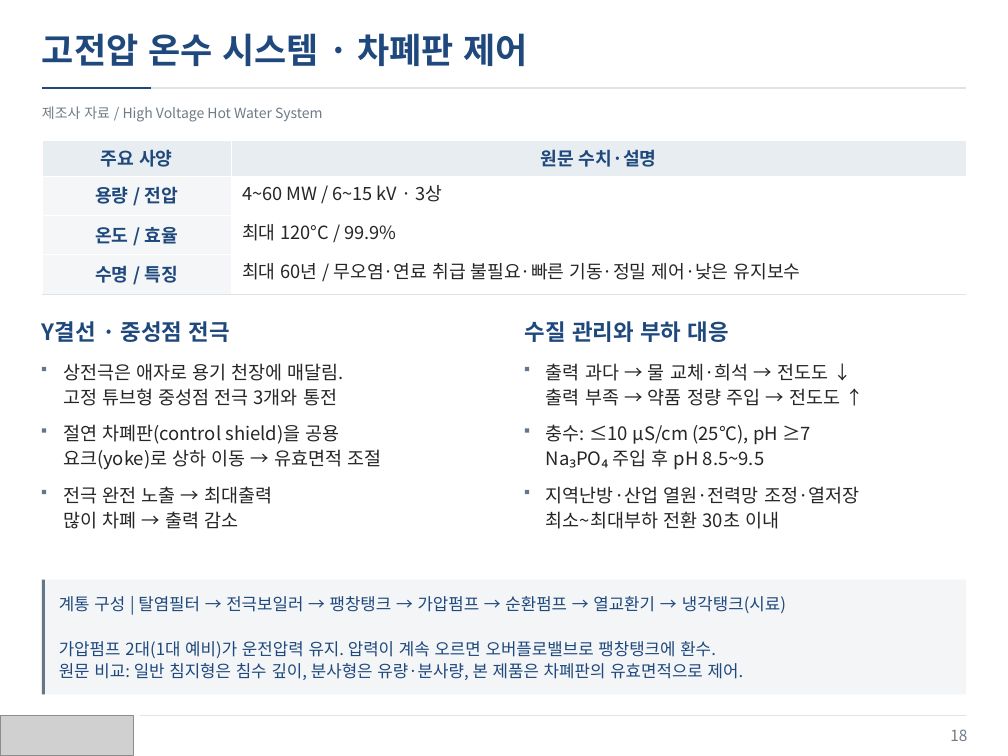
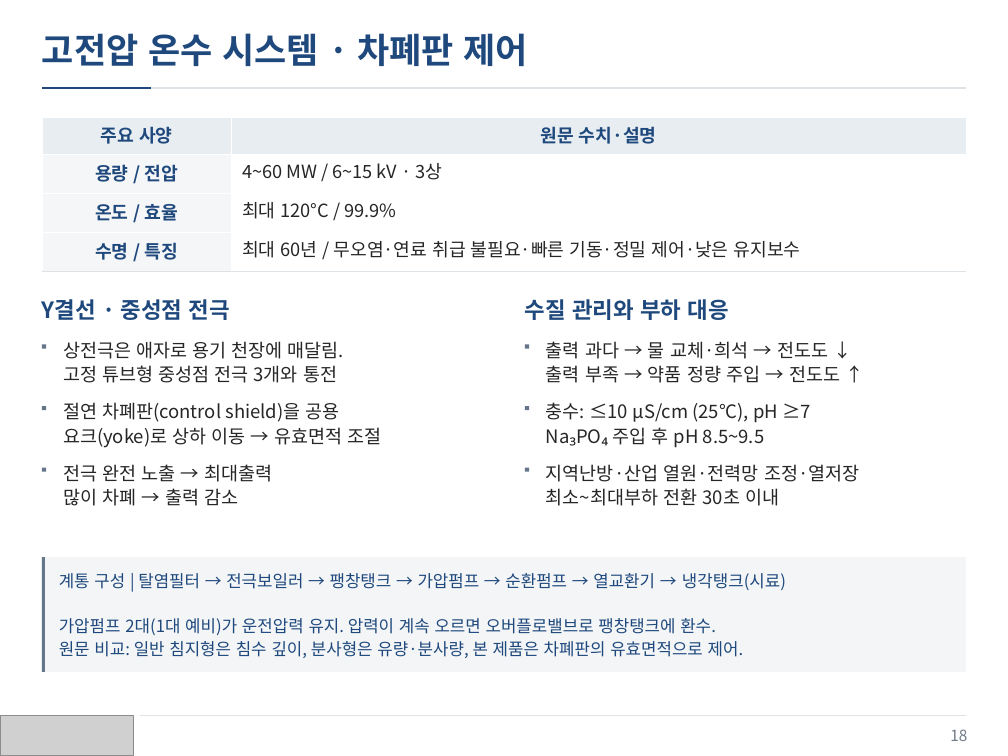
Before and after one commit to jskang5000-arch/my-PPT, a slide deck: slide 18 of KITECH_Boiler.pptx. Drawn at 1008x756 pixels with LibreOffice and Linux fonts; fonts in the diff are those of the drawing; grey boxes stand for pictures. Boxes give left, top, right and bottom in pixels: in the first picture for what was removed or moved away, otherwise in the second. Text is boxed around its words. In the diff, an @@ line names an element or a change of style, - is before the commit and + after.

Commit message:
Remove subtitles and refine spacing in 4:3 layout

```diff
--- a/KITECH_Boiler.pptx
+++ b/KITECH_Boiler.pptx
@@ text removed at (x1=42, y1=106, x2=323, y2=122) @@
-제조사 자료 / High Voltage Hot Water System
@@ 6 rectangles, 3 texts, 1 table moved together from (x1=42, y1=140, x2=967, y2=680) to (x1=42, y1=118, x2=967, y2=658) @@
@@ 6 texts, 2 rectangles moved together from (x1=42, y1=363, x2=967, y2=695) to (x1=42, y1=341, x2=967, y2=672) @@
```
Also in this commit, not shown: 33 other slides changed.
